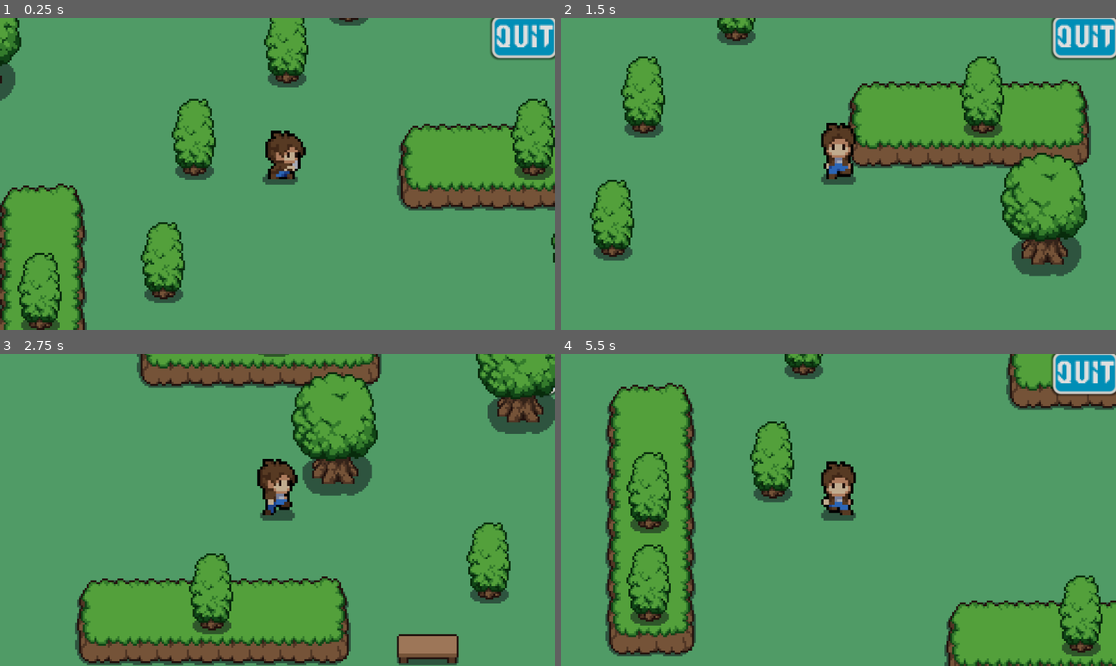
Above: before the commit, frames 1-4 (two rows, left to right).
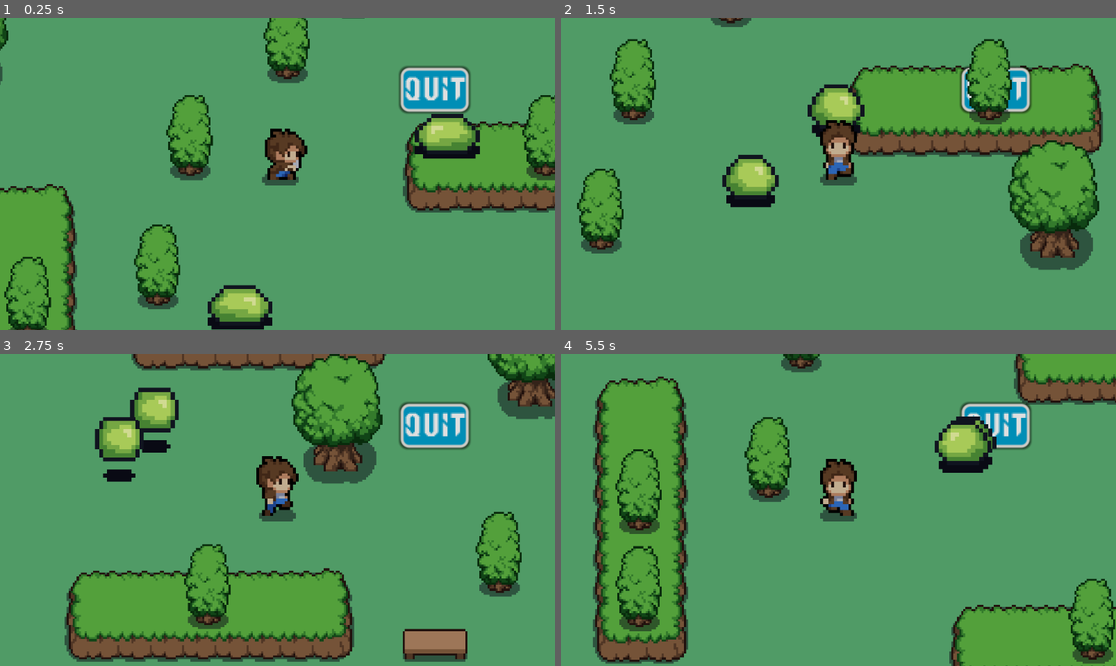
Above: after the commit, the same moments.

Repository: Elijah-eshayBaa/Final-Swords-project
Game: Godot game, scene res://Scenes/world.tscn
Same seed, same stepped clock (60 frames per second), same inputs: the game is played once before the commit and once after it.
Inputs (mouse positions are in pixels of both pictures, inside the frame that each line leads up to):
- Up to frame 1 (0.25 s): no input
- Up to frame 2 (1.5 s): move the mouse to (960, 158) at 0.52 s; hold D (right) 0.53-1.28 s; click (960, 158) at 0.6 s; move the mouse to (727, 189) at 1.27 s; hold S (down) from 1.28 s (still down); click (727, 189) at 1.35 s
- Up to frame 3 (2.75 s): move the mouse to (333, 441) at 2.02 s; release S (down) at 2.03 s; hold D (right) from 2.03 s (still down); click (333, 441) at 2.1 s
- Up to frame 4 (5.5 s): move the mouse to (810, 572) at 2.77 s; release D (right) at 2.78 s; hold W (up) 2.78-3.53 s; click (810, 572) at 2.85 s; move the mouse to (1005, 556) at 3.52 s; hold A (left) 3.53-5.03 s; click (1005, 556) at 3.6 s; move the mouse to (672, 463) at 4.27 s; click (672, 463) at 4.35 s; move the mouse to (866, 510) at 5.02 s; hold S (down) from 5.03 s (still down); click (866, 510) at 5.1 s

The runs differ from the first frame. In frame 1, 18% of the frame differs, in the area x 0-100%, y 0-100%; in frame 2, 22%; in frame 3, 25%, in the area x 11-100%, y 0-100%; in frame 4, 21%.

Commit message:
V12
More enemys

Diff:
--- a/Scenes/world.tscn
+++ b/Scenes/world.tscn
@@ -145,3 +145,22 @@
 
 [node name="enemy" parent="." instance=ExtResource("5_bqrvy")]
 position = Vector2(43, 34.5)
+
+[node name="enemy2" parent="." instance=ExtResource("5_bqrvy")]
+position = Vector2(269, 40.5)
+
+[node name="enemy3" parent="." instance=ExtResource("5_bqrvy")]
+position = Vector2(187, 72.5)
+
+[node name="enemy4" parent="." instance=ExtResource("5_bqrvy")]
+position = Vector2(90.5, 24)
+
+[node name="enemy5" parent="." instance=ExtResource("5_bqrvy")]
+position = Vector2(126.5, 122.5)
+
+[node name="collisions" type="StaticBody2D" parent="."]
+
+[node name="CollisionPolygon2D" type="CollisionPolygon2D" parent="collisions"]
+position = Vector2(10.3745, 13.5)
+scale = Vector2(1.93729, 1.89486)
+polygon = PackedVector2Array(12, 9.5, 233.5, 9, 233, 41.5, 243.5, 42, 243.5, -0.5, 288.5, -1.5, 288.5, 7, 260, 8, 257, 25, 266.5, 26.5, 267.5, 14, 277, 13.5, 277, 151.5, 12, 153, 10.5, 13.5, -5.61324, 13.1936, -4.58087, 163.336, 292, 164, 291.709, -7.12453, -4.32278, -6.59679)
--- a/player.tscn
+++ b/player.tscn
@@ -451,13 +451,13 @@
 
 [node name="Camera2D" type="Camera2D" parent="."]
 ignore_rotation = false
-zoom = Vector2(4, 4)
+zoom = Vector2(4.2, 4.2)
 
 [node name="PauseMenu" parent="." instance=ExtResource("3_eycm4")]
-offset_left = 159.0
-offset_top = -117.0
-offset_right = 230.0
-offset_bottom = -69.0
+offset_left = 87.0
+offset_top = -75.0
+offset_right = 158.0
+offset_bottom = -27.0
 
 [node name="swordsound" type="AudioStreamPlayer" parent="."]
 stream = ExtResource("4_01brt")
